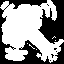
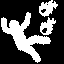
Before/after of a 64x64 layered artwork. What changed in the layer stack:
hid group "trees" (1st of 2) (2 layers) over left=0, top=0, right=64, bottom=63
added group "magma" with 2 layers above "Layer 12 copy" over left=1, top=0, right=58, bottom=63
added layer "fat" (17th of 17, in "magma") in group "magma" over left=1, top=0, right=58, bottom=63
added layer "Layer 19" in group "magma" over left=1, top=0, right=58, bottom=63
removed layer "Layer 18" over left=0, top=0, right=64, bottom=63